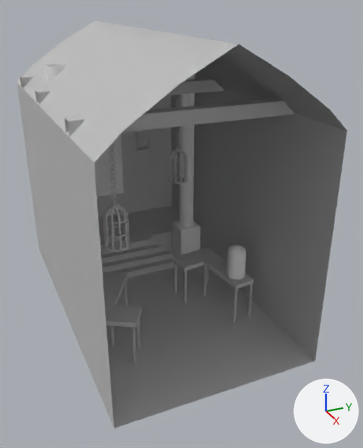
An edit to the OBJ model FunGame/Assets/Assets/EnvironmentAssets/BackGrounds/Song/blockout.obj, drawn before and after from the same camera.
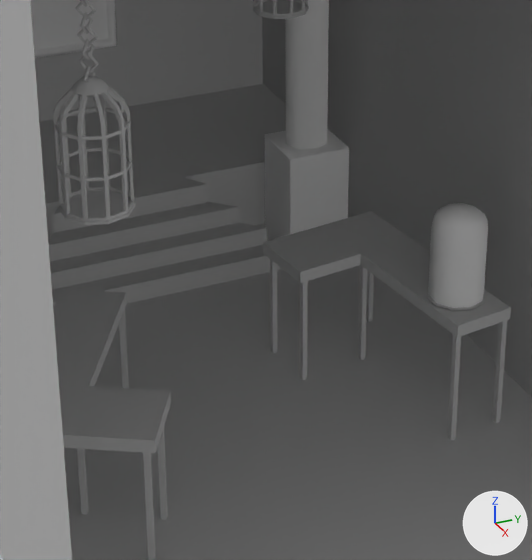
Old and new are each drawn whole from a camera (50 mm lens) standing at (7.99, -3.5, 6.41) and looking at (-0.82, 0.46, 2.01) and again close up on the part from 23% to 72% of the width and 40% to 81% of the height. Arrows for +X, +Y and +Z are at lower right; the lights stay in place. Where no turn or scale is listed for an object, it has been applied to the vertices. Vertices at the same position are counted once.

The older version as bpy lines, for what is in view:
```python
me_blockout = bpy.data.meshes.new('blockout')
me_blockout.from_pydata(...)  # 3509 vertices, 3922 faces; spans x -4.96..2.01, y -2.01..2.01, z 0.0..5.82
# faces by material slot: [3634, 204, 70, 14]
me_blockout.materials.append(mat_initialshadinggroup)  # grey #bcbcbc
me_blockout.materials.append(mat_lambert4sg)  # white #e7e7e7
me_blockout.materials.append(mat_lambert2sg)  # white #e7e7e7
me_blockout.materials.append(mat_lambert3sg)  # white #e7e7e7
ob_blockout = bpy.data.objects.new('blockout', me_blockout)
ob_blockout.location = (0.0, 0.0, 0.0)
```
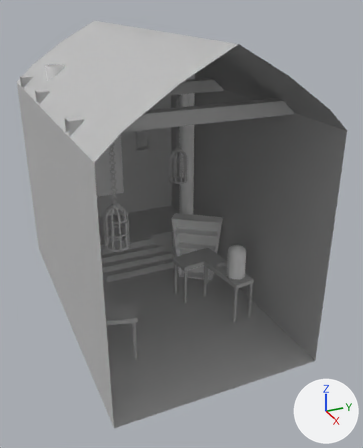
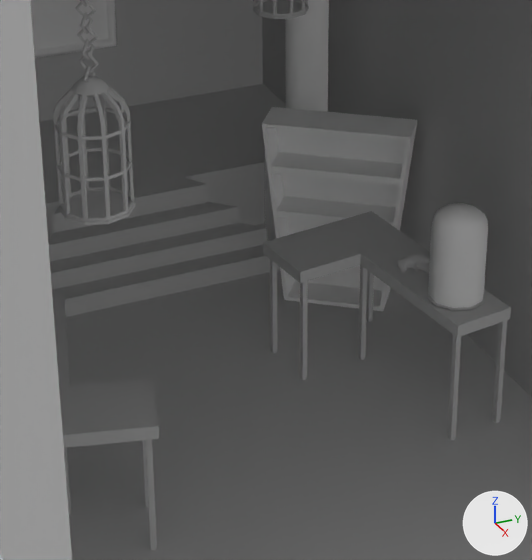
Changed parts and their boxes [x1, y1, x2, y2] in the close-ups (532 x 560 px; the box of a moved part takes in the faces that stretch with it):
part 1 of me_blockout, added: after [397, 252, 430, 274]
part 2 of me_blockout, moved or reshaped: before [53, 289, 171, 453]; after [52, 293, 159, 448]
part 3 of me_blockout, moved or reshaped: before [77, 449, 89, 515]; after [64, 448, 71, 515]
part 4 of me_blockout, moved or reshaped: before [158, 428, 168, 520]; after [142, 440, 149, 507]
part 5 of me_blockout, moved or reshaped: before [143, 453, 156, 560]; after [145, 440, 157, 550]
part 6 of me_blockout, moved or reshaped (not visible afterwards): before [119, 309, 129, 389]
part 7 of me_blockout, added: after [262, 107, 418, 311]

Patch to the scene script:
```diff
--- a/FunGame/Assets/Assets/EnvironmentAssets/BackGrounds/Song/blockout.obj.py
+++ b/FunGame/Assets/Assets/EnvironmentAssets/BackGrounds/Song/blockout.obj.py
@@ me_blockout @@
 me_blockout.from_pydata(...)  # 3509 vertices, 3922 faces; spans x -4.96..2.01, y -2.01..2.01, z 0.0..5.82
 # used by ob_blockout; location = (0.0, 0.0, 0.0)
+# me_blockout part 1: the loose piece of 205 vertices spanning x -0.07..0.07, y 1.25..1.5, z 1.0..1.46 is copied, and the copy is multiplied about its middle by the matrix ((0.183, -0.683, -0.707), (-0.183, 0.683, -0.707), (0.966, 0.259, 0.0)), then moved by (-0.42, -0.01, -0.22); it spans x -0.57..-0.18, y 1.17..1.56, z 0.94..1.08
+# me_blockout part 2: the loose piece of 12 vertices spanning x -1.26..0.71, y -1.98..-0.72, z 0.86..0.96 is turned 15 degrees about the z axis through its middle, then moved by (-0.04, -0.18, 0.0)
+# me_blockout part 3: the loose piece of 8 vertices spanning x -0.02..0.03, y -1.42..-1.37, z 0.0..0.89 is moved by (-0.04, -0.1, 0.0)
+# me_blockout part 4: the loose piece of 8 vertices spanning x 0.24..0.29, y -0.97..-0.91, z 0.0..0.89 is moved by (-0.16, -0.05, 0.0)
+# me_blockout part 5: the loose piece of 8 vertices spanning x 0.62..0.67, y -1.18..-1.13, z 0.0..0.89 is moved by (-0.12, 0.05, 0.0)
+# me_blockout part 6: the loose piece of 8 vertices spanning x -1.04..-0.99, y -0.79..-0.74, z 0.0..0.89 is moved by (-0.27, -0.78, 0.0)
+# me_blockout part 7: the loose piece of 52 vertices spanning x -4.92..-4.15, y -1.84..-0.62, z 0.67..2.23 is copied, and the copy is turned -60 degrees about the z axis through its middle, then moved by (2.69, 2.57, -0.66); it spans x -2.34..-1.36, y 0.77..1.92, z 0.01..1.57
 me_blockout.materials.append(mat_initialshadinggroup)
```
